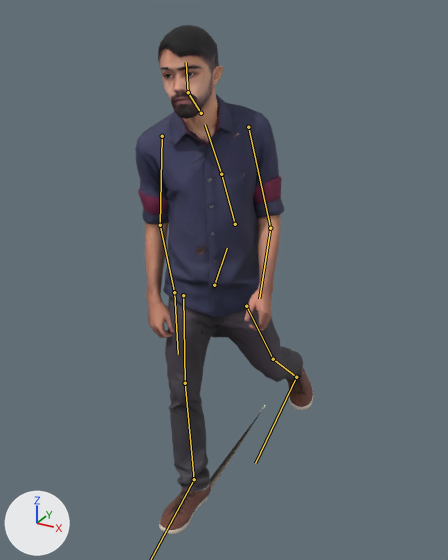
The glTF model client/assets/citizens/casual-m-b.gltf: old version first, new version second.
Rendered twice from a 50 mm camera at (1.019, -1.784, 1.812) aimed at (-0.027, 0.117, 0.861). The axes (+X, +Y, +Z) are drawn at lower left. The lights are the same throughout. The first picture is the older version. Both versions are drawn at frame 21 of the action 'Walk'; the numbers are the values there. The bones that change, and the others that lie on the model, are drawn over the model as lines.

Names of what the first picture shows: 'casual-m-b'.
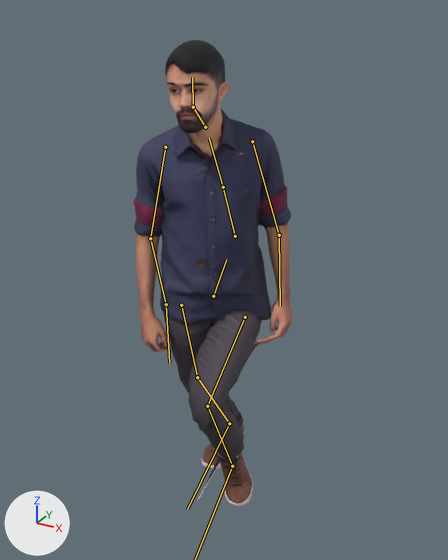
Where the change shows, as pixel boxes (x1, y1, x2, y2) in the pictures (448 x 560 px):
'casual-m-b', posed (10% narrower, 8% shorter): before (135, 25, 313, 535); after (133, 40, 293, 507)
bone 'hips', root to tip: before (214, 285) to (227, 248); after (213, 296) to (226, 259)
bone 'spine', root to tip: before (235, 224) to (221, 174); after (235, 236) to (223, 187)
bone 'chest', root to tip: before (221, 174) to (205, 124); after (223, 187) to (209, 138)
bone 'upperarm.L', root to tip: before (248, 127) to (270, 228); after (252, 141) to (279, 235)
bone 'forearm.L', root to tip: before (270, 228) to (259, 298); after (279, 235) to (280, 306)
bone 'upperarm.R', root to tip: before (162, 136) to (160, 225); after (165, 147) to (150, 238)
bone 'forearm.R', root to tip: before (160, 225) to (174, 292); after (150, 238) to (166, 304)
bone 'thigh.L', root to tip: before (246, 306) to (273, 359); after (245, 317) to (207, 406)
bone 'shin.L', root to tip: before (273, 359) to (296, 377); after (207, 406) to (232, 466)
bone 'thigh.R', root to tip: before (183, 295) to (185, 383); after (181, 305) to (197, 377)
bone 'shin.R', root to tip: before (185, 383) to (194, 479); after (197, 377) to (229, 423)

The edits, one by one:
Bone 'hips' (bone_hips) moves from (0.0, -0.01, 0.0) to (-0.003, -0.049, -0.028).
Bone 'hips' (bone_hips) turns from (0, -4, 0) to (0, -2, -1) degrees about its own x, y and z.
Bone 'spine' (bone_spine) turns from (3, 0, 0) to (2, 0, 0) degrees about its own x, y and z.
Bone 'chest' (bone_chest) turns from (0, 5, 0) to (0, 3, -1) degrees about its own x, y and z.
Bone 'upperarm.L' (bone_upperarm_l) turns from (-9, 0, 0) to (5, 1, 0) degrees about its own x, y and z.
Bone 'forearm.L' (bone_forearm_l) turns from (-20, 0, 0) to (-5, -1, 0) degrees about its own x, y and z.
Bone 'upperarm.R' (bone_upperarm_r) turns from (9, 0, 0) to (-1, 0, 0) degrees about its own x, y and z.
Bone 'forearm.R' (bone_forearm_r) turns from (-14, 0, 0) to (0, 0, 0) degrees about its own x, y and z.
Bone 'thigh.L' (bone_thigh_l) turns from (17, 0, 0) to (-65, 0, 0) degrees about its own x, y and z.
Bone 'shin.L' (bone_shin_l) turns from (12, 0, 0) to (69, 0, 1) degrees about its own x, y and z.
Bone 'foot.L' (bone_foot_l) turns from (-26, 0, 0) to (6, -8, -9) degrees about its own x, y and z.
Bone 'thigh.R' (bone_thigh_r) turns from (-17, 0, 0) to (2, 0, 0) degrees about its own x, y and z.
Bone 'shin.R' (bone_shin_r) turns from (5, 0, 0) to (24, -1, 3) degrees about its own x, y and z.
Bone 'foot.R' (bone_foot_r) turns from (13, 0, 0) to (-26, 3, 0) degrees about its own x, y and z.
